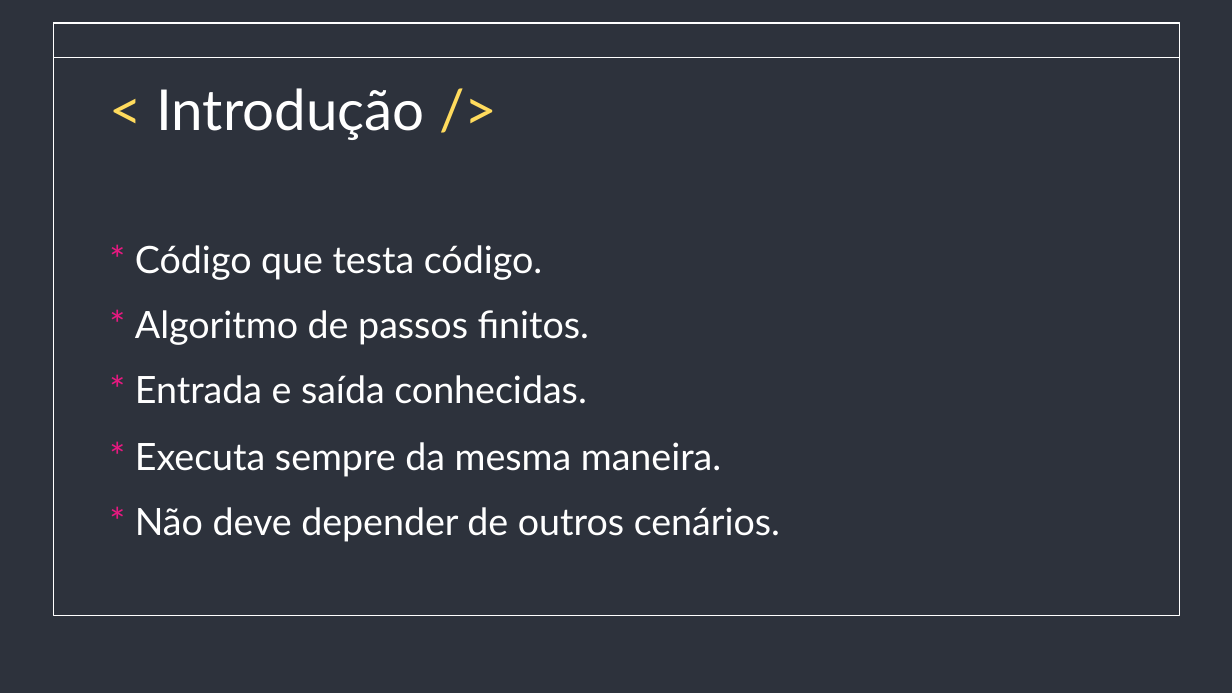
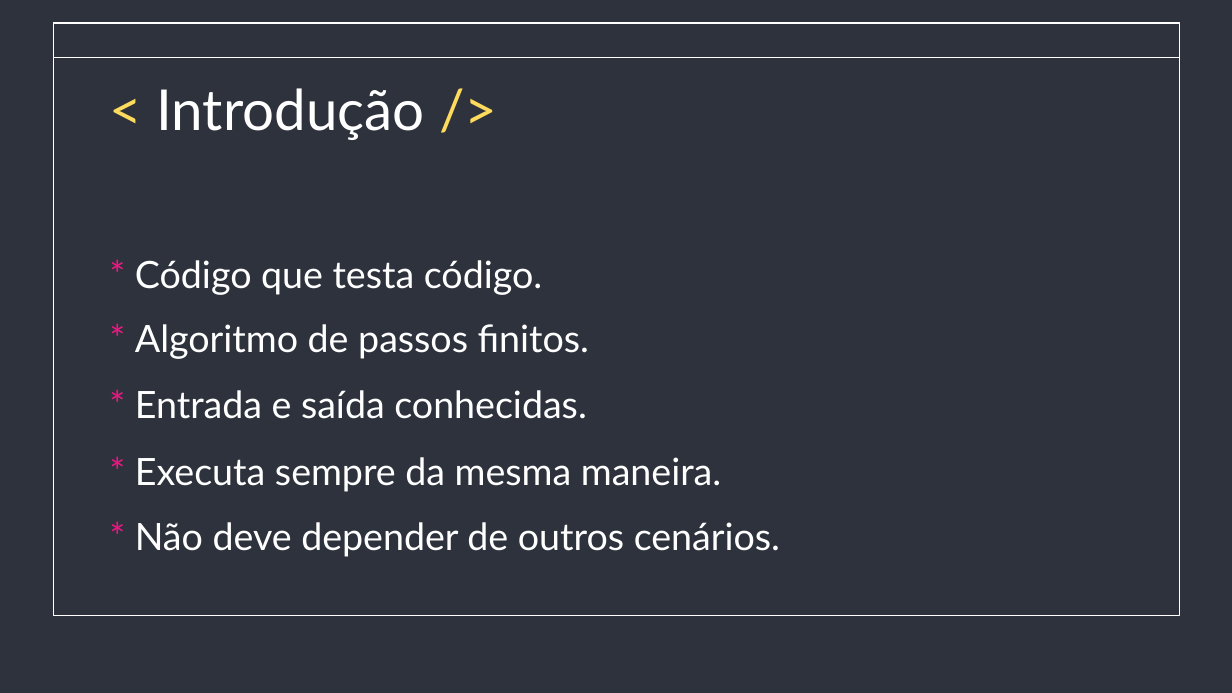
Before and after one commit to saintalex93/TestingHabitPresentation, a slide deck: slide 4 of Testes - Semana de qualidade.pptx. Drawn at 1232x693 pixels with LibreOffice and Linux fonts; fonts in the diff are those of the drawing. Boxes give left, top, right and bottom in pixels: in the first picture for what was removed or moved away, otherwise in the second. Text is boxed around its words. In the diff, an @@ line names an element or a change of style, - is before the commit and + after.

```diff
--- a/Testes - Semana de qualidade.pptx
+++ b/Testes - Semana de qualidade.pptx
@@ 4 subtitles, 1 text: place and size @@
-4 subtitles, 1 text at <box>135,245,780,542</box>
+4 subtitles, 1 text at <box>135,260,780,557</box>
```
Also in this commit, not shown: 2 other slides changed, 2 other files.
